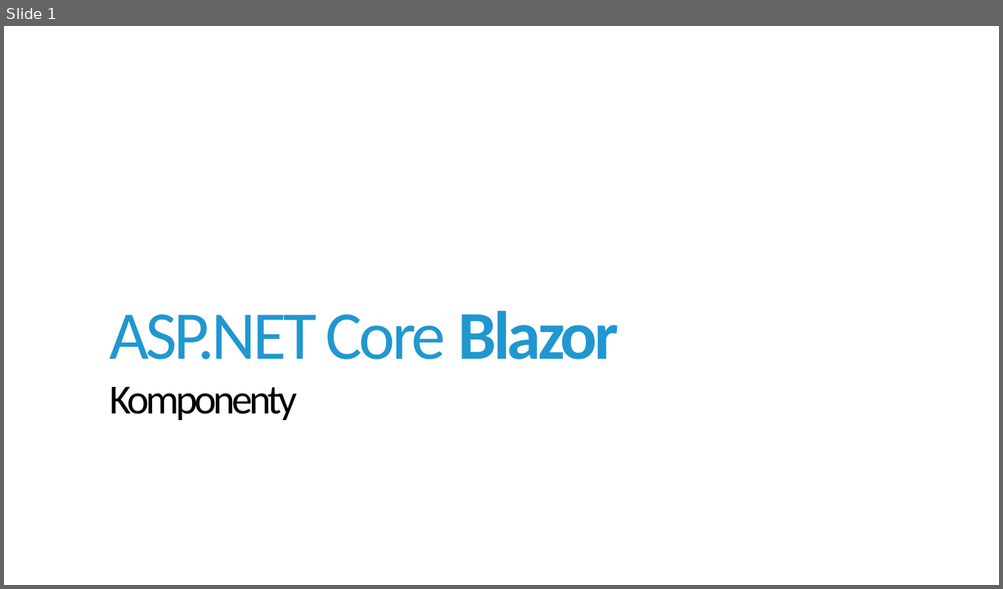
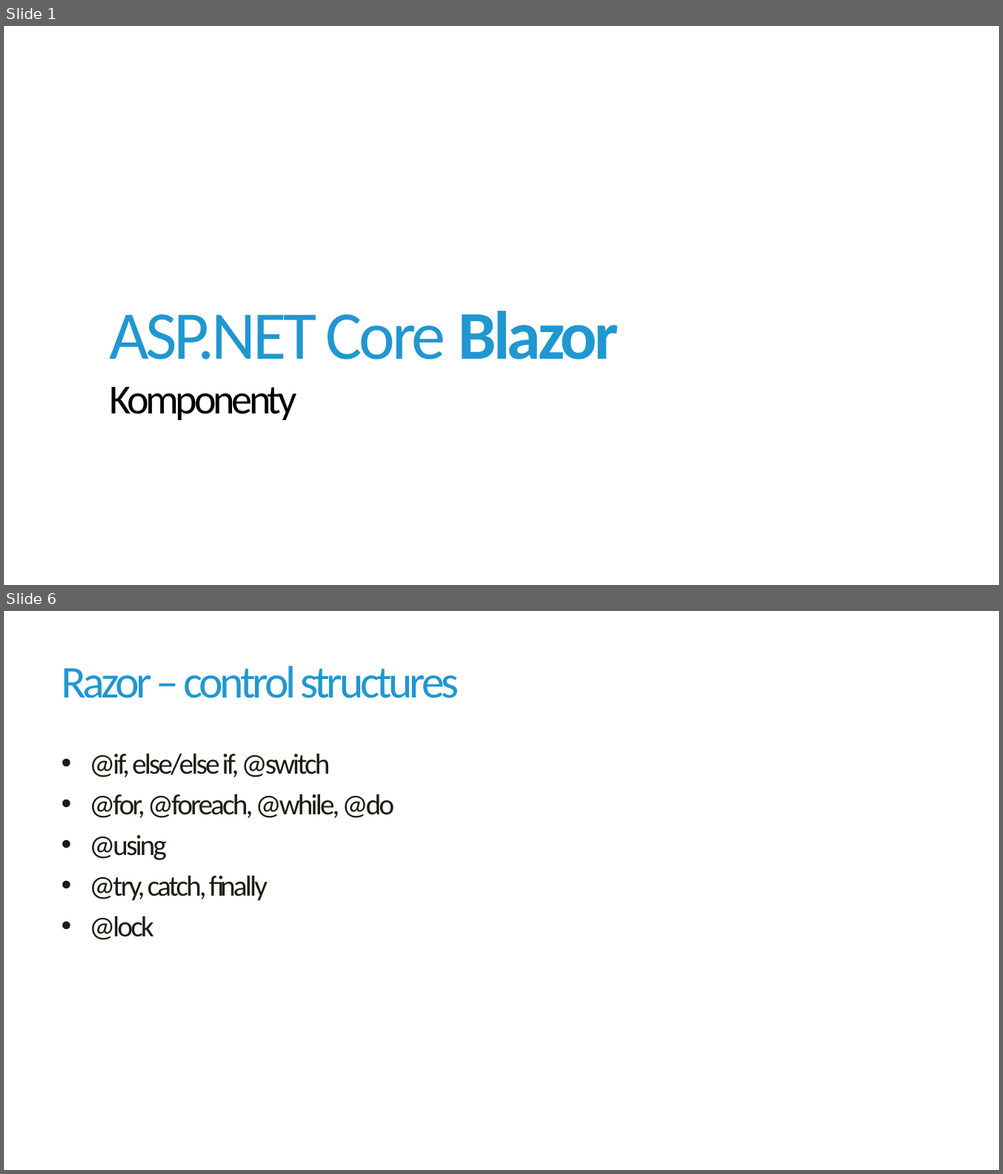
Before and after one commit to jirikanda/BlazorDemos, a slide deck: Presentation/02 - Blazor - Komponenty.pptx. Shown one above the other, each under a label of ours: slide 1 before the commit, slides 1 and 6 after it; the slides between them are not shown. The pictures are 1003x589 and 1003x1174 pixels, drawn with LibreOffice and Linux fonts; fonts in the diff are those of the drawing; background and template pictures are left out. Boxes give left, top, right and bottom in pixels: in the first picture for what was removed or moved away, otherwise in the second. Text is boxed around its words. In the diff, an @@ line names an element or a change of style, - is before the commit and + after.

```diff
--- a/Presentation/02 - Blazor - Komponenty.pptx
+++ b/Presentation/02 - Blazor - Komponenty.pptx
@@ slide 6 added at <box>4,611,999,1170</box>, background #FFFFFF @@
@@ title added at <box>61,666,459,698</box>, 44 pt, text #2097D0 @@
+Razor – control structures
@@ text added at <box>89,753,395,940</box>, 28 pt, text #1E1C11 @@
+• @if, else/else if, @switch
+• @for, @foreach, @while, @do
+• @using
+• @try, catch, finally
+• @lock
```
Also in this commit, not shown: 1 slide changed, 7 other slides added, 1 slide removed, 4 other files.
